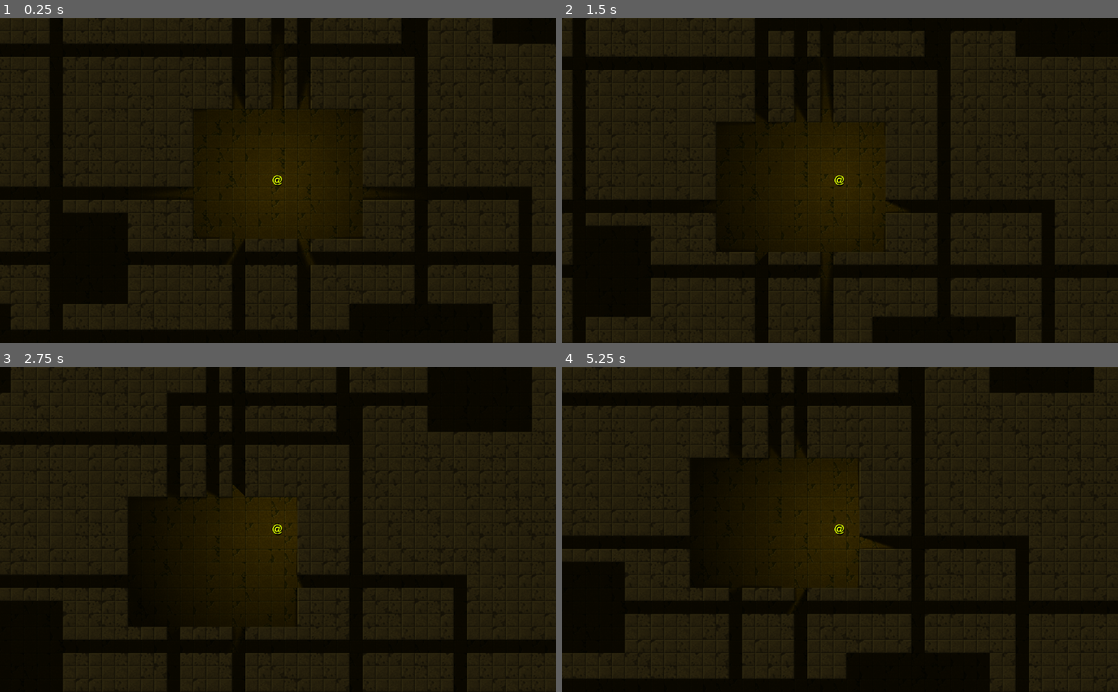
Above: before the commit, frames 1-4 (two rows, left to right).
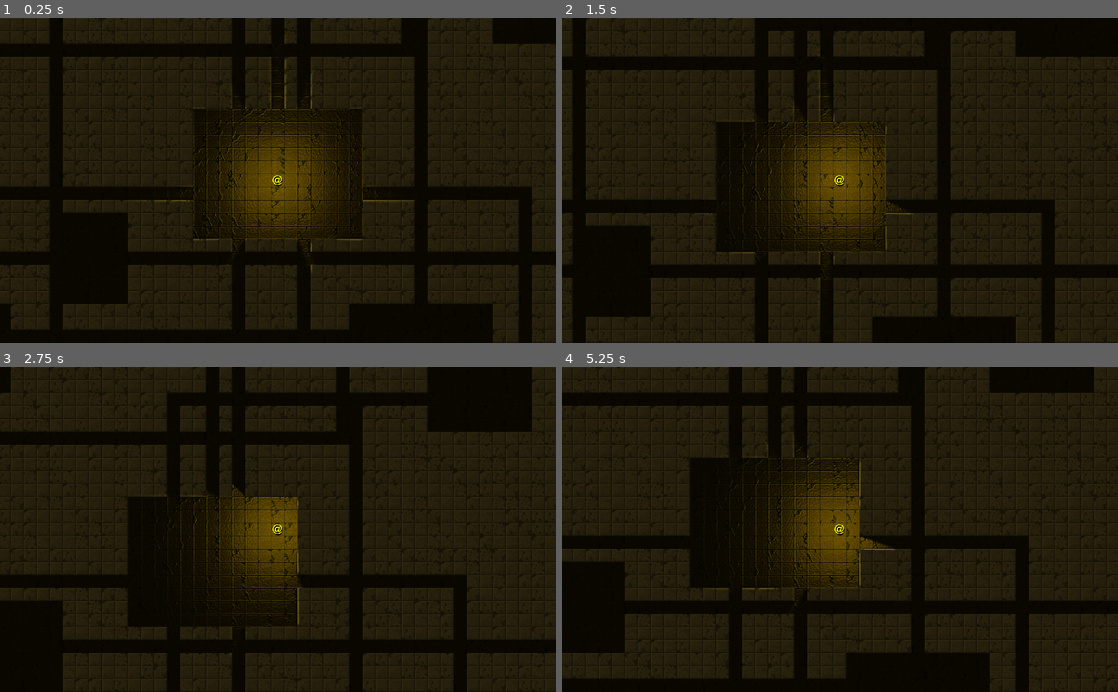
Above: after the commit, the same moments.

Repository: cyberfilth/Ashgard-Keep
Game: Godot game, scene res://scenes/Map/Map.tscn
The game is run twice, just before and just after one commit, with the same random seed, the same clock (stepped at 60 frames per second) and the same inputs.
Inputs:
- Up to frame 1 (0.25 s): no input
- Up to frame 2 (1.5 s): tap Enter at 0.5 s; hold D (step_E) 0.53-1.28 s; tap Space at 1.25 s; tap W (step_N) at 1.35 s
- Up to frame 3 (2.75 s): tap Enter at 2 s; hold E (step_NE) from 2.03 s (still down)
- Up to frame 4 (5.25 s): tap Space at 2.75, 4.25 s; release E (step_NE) at 2.78 s; tap Q (step_NW) at 2.85 s; tap Enter at 3.5 s; hold X (step_S) 3.53-4.28 s; tap C (step_SE) at 4.35 s; hold Z (step_SW) from 5.03 s (still down)

The runs differ from the first frame. In frame 1, 3.4% of the frame differs, in the area x 28-72%, y 13-78%; in frame 2, 3.1%; in frame 3, 2.2%; in frame 4, 2.5%.

Commit message:
Floor now has normal maps

Diff:
--- a/objects/components/Database.tscn
+++ b/objects/components/Database.tscn
@@ -26,7 +26,9 @@
 [node name="Light2D" type="Light2D" parent="player/player"]
 position = Vector2( 12, 12 )
 texture = ExtResource( 4 )
+energy = 2.0
 mode = 2
+range_height = 64.9
 shadow_enabled = true
 shadow_filter = 3
 shadow_filter_smooth = 11.1
--- a/scenes/Map/Map.tscn
+++ b/scenes/Map/Map.tscn
@@ -1,6 +1,6 @@
 [gd_scene load_steps=3 format=2]
 
-[ext_resource path="res://tilesets/DungeonTile.tres" type="TileSet" id=1]
+[ext_resource path="res://tilesets/DungeonTiles.tres" type="TileSet" id=1]
 [ext_resource path="res://scenes/Map/Map.gd" type="Script" id=2]
 
 [node name="Map" type="TileMap"]
--- a/tilesets/DungeonTile_edit.tscn
+++ b/tilesets/DungeonTile_edit.tscn
@@ -11,15 +11,25 @@
 [ext_resource path="res://graphics/dungeon/walls/sandstone_wall8.png" type="Texture" id=9]
 [ext_resource path="res://graphics/dungeon/walls/sandstone_wall9.png" type="Texture" id=10]
 [ext_resource path="res://graphics/dungeon/floors/sandstone_floor0.png" type="Texture" id=11]
-[ext_resource path="res://graphics/dungeon/floors/sandstone_floor1.png" type="Texture" id=12]
-[ext_resource path="res://graphics/dungeon/floors/sandstone_floor2.png" type="Texture" id=13]
-[ext_resource path="res://graphics/dungeon/floors/sandstone_floor3.png" type="Texture" id=14]
-[ext_resource path="res://graphics/dungeon/floors/sandstone_floor4.png" type="Texture" id=15]
-[ext_resource path="res://graphics/dungeon/floors/sandstone_floor5.png" type="Texture" id=16]
-[ext_resource path="res://graphics/dungeon/floors/sandstone_floor6.png" type="Texture" id=17]
-[ext_resource path="res://graphics/dungeon/floors/sandstone_floor7.png" type="Texture" id=18]
-[ext_resource path="res://graphics/dungeon/floors/sandstone_floor8.png" type="Texture" id=19]
-[ext_resource path="res://graphics/dungeon/floors/sandstone_floor9.png" type="Texture" id=20]
+[ext_resource path="res://graphics/dungeon/floors/normals/sandstone_floor0_normal.png" type="Texture" id=12]
+[ext_resource path="res://graphics/dungeon/floors/sandstone_floor1.png" type="Texture" id=13]
+[ext_resource path="res://graphics/dungeon/floors/normals/sandstone_floor1_normal.png" type="Texture" id=14]
+[ext_resource path="res://graphics/dungeon/floors/sandstone_floor2.png" type="Texture" id=15]
+[ext_resource path="res://graphics/dungeon/floors/normals/sandstone_floor2_normal.png" type="Texture" id=16]
+[ext_resource path="res://graphics/dungeon/floors/sandstone_floor3.png" type="Texture" id=17]
+[ext_resource path="res://graphics/dungeon/floors/normals/sandstone_floor3_normal.png" type="Texture" id=18]
+[ext_resource path="res://graphics/dungeon/floors/sandstone_floor4.png" type="Texture" id=19]
+[ext_resource path="res://graphics/dungeon/floors/normals/sandstone_floor4_normal.png" type="Texture" id=20]
+[ext_resource path="res://graphics/dungeon/floors/sandstone_floor5.png" type="Texture" id=21]
+[ext_resource path="res://graphics/dungeon/floors/normals/sandstone_floor5_normal.png" type="Texture" id=22]
+[ext_resource path="res://graphics/dungeon/floors/sandstone_floor6.png" type="Texture" id=23]
+[ext_resource path="res://graphics/dungeon/floors/normals/sandstone_floor6_normal.png" type="Texture" id=24]
+[ext_resource path="res://graphics/dungeon/floors/sandstone_floor7.png" type="Texture" id=25]
+[ext_resource path="res://graphics/dungeon/floors/normals/sandstone_floor7_normal.png" type="Texture" id=26]
+[ext_resource path="res://graphics/dungeon/floors/sandstone_floor8.png" type="Texture" id=27]
+[ext_resource path="res://graphics/dungeon/floors/normals/sandstone_floor8_normal.png" type="Texture" id=28]
+[ext_resource path="res://graphics/dungeon/floors/sandstone_floor9.png" type="Texture" id=29]
+[ext_resource path="res://graphics/dungeon/floors/normals/sandstone_floor9_normal.png" type="Texture" id=30]
 
 [sub_resource type="OccluderPolygon2D" id=1]
 polygon = PoolVector2Array( -12, -12, 12, -12, 12, 12, -12, 12 )
@@ -125,30 +135,40 @@
 
 [node name="sandstone_floor0" type="Sprite" parent="."]
 texture = ExtResource( 11 )
+normal_map = ExtResource( 12 )
 
 [node name="sandstone_floor1" type="Sprite" parent="."]
-texture = ExtResource( 12 )
+texture = ExtResource( 13 )
+normal_map = ExtResource( 14 )
 
 [node name="sandstone_floor2" type="Sprite" parent="."]
-texture = ExtResource( 13 )
+texture = ExtResource( 15 )
+normal_map = ExtResource( 16 )
 
 [node name="sandstone_floor3" type="Sprite" parent="."]
-texture = ExtResource( 14 )
+texture = ExtResource( 17 )
+normal_map = ExtResource( 18 )
 
 [node name="sandstone_floor4" type="Sprite" parent="."]
-texture = ExtResource( 15 )
+texture = ExtResource( 19 )
+normal_map = ExtResource( 20 )
 
 [node name="sandstone_floor5" type="Sprite" parent="."]
-texture = ExtResource( 16 )
+texture = ExtResource( 21 )
+normal_map = ExtResource( 22 )
 
 [node name="sandstone_floor6" type="Sprite" parent="."]
-texture = ExtResource( 17 )
+texture = ExtResource( 23 )
+normal_map = ExtResource( 24 )
 
 [node name="sandstone_floor7" type="Sprite" parent="."]
-texture = ExtResource( 18 )
+texture = ExtResource( 25 )
+normal_map = ExtResource( 26 )
 
 [node name="sandstone_floor8" type="Sprite" parent="."]
-texture = ExtResource( 19 )
+texture = ExtResource( 27 )
+normal_map = ExtResource( 28 )
 
 [node name="sandstone_floor9" type="Sprite" parent="."]
-texture = ExtResource( 20 )
+texture = ExtResource( 29 )
+normal_map = ExtResource( 30 )
--- a/tilesets/DungeonTile.tres
+++ b/tilesets/DungeonTiles.tres
@@ -1,25 +1,35 @@
-[gd_resource type="TileSet" load_steps=31 format=2]
+[gd_resource type="TileSet" load_steps=41 format=2]
 
 [ext_resource path="res://graphics/dungeon/walls/sandstone_wall0.png" type="Texture" id=1]
 [ext_resource path="res://graphics/dungeon/walls/sandstone_wall1.png" type="Texture" id=2]
-[ext_resource path="res://graphics/dungeon/floors/sandstone_floor0.png" type="Texture" id=3]
-[ext_resource path="res://graphics/dungeon/floors/sandstone_floor1.png" type="Texture" id=4]
-[ext_resource path="res://graphics/dungeon/floors/sandstone_floor2.png" type="Texture" id=5]
-[ext_resource path="res://graphics/dungeon/floors/sandstone_floor3.png" type="Texture" id=6]
-[ext_resource path="res://graphics/dungeon/floors/sandstone_floor4.png" type="Texture" id=7]
-[ext_resource path="res://graphics/dungeon/floors/sandstone_floor5.png" type="Texture" id=8]
-[ext_resource path="res://graphics/dungeon/floors/sandstone_floor6.png" type="Texture" id=9]
-[ext_resource path="res://graphics/dungeon/floors/sandstone_floor7.png" type="Texture" id=10]
-[ext_resource path="res://graphics/dungeon/floors/sandstone_floor8.png" type="Texture" id=11]
-[ext_resource path="res://graphics/dungeon/floors/sandstone_floor9.png" type="Texture" id=12]
-[ext_resource path="res://graphics/dungeon/walls/sandstone_wall2.png" type="Texture" id=13]
-[ext_resource path="res://graphics/dungeon/walls/sandstone_wall3.png" type="Texture" id=14]
-[ext_resource path="res://graphics/dungeon/walls/sandstone_wall4.png" type="Texture" id=15]
-[ext_resource path="res://graphics/dungeon/walls/sandstone_wall5.png" type="Texture" id=16]
-[ext_resource path="res://graphics/dungeon/walls/sandstone_wall6.png" type="Texture" id=17]
-[ext_resource path="res://graphics/dungeon/walls/sandstone_wall7.png" type="Texture" id=18]
-[ext_resource path="res://graphics/dungeon/walls/sandstone_wall8.png" type="Texture" id=19]
-[ext_resource path="res://graphics/dungeon/walls/sandstone_wall9.png" type="Texture" id=20]
+[ext_resource path="res://graphics/dungeon/floors/normals/sandstone_floor0_normal.png" type="Texture" id=3]
+[ext_resource path="res://graphics/dungeon/floors/sandstone_floor0.png" type="Texture" id=4]
+[ext_resource path="res://graphics/dungeon/floors/normals/sandstone_floor1_normal.png" type="Texture" id=5]
+[ext_resource path="res://graphics/dungeon/floors/sandstone_floor1.png" type="Texture" id=6]
+[ext_resource path="res://graphics/dungeon/floors/normals/sandstone_floor2_normal.png" type="Texture" id=7]
+[ext_resource path="res://graphics/dungeon/floors/sandstone_floor2.png" type="Texture" id=8]
+[ext_resource path="res://graphics/dungeon/floors/normals/sandstone_floor3_normal.png" type="Texture" id=9]
+[ext_resource path="res://graphics/dungeon/floors/sandstone_floor3.png" type="Texture" id=10]
+[ext_resource path="res://graphics/dungeon/floors/normals/sandstone_floor4_normal.png" type="Texture" id=11]
+[ext_resource path="res://graphics/dungeon/floors/sandstone_floor4.png" type="Texture" id=12]
+[ext_resource path="res://graphics/dungeon/floors/normals/sandstone_floor5_normal.png" type="Texture" id=13]
+[ext_resource path="res://graphics/dungeon/floors/sandstone_floor5.png" type="Texture" id=14]
+[ext_resource path="res://graphics/dungeon/floors/normals/sandstone_floor6_normal.png" type="Texture" id=15]
+[ext_resource path="res://graphics/dungeon/floors/sandstone_floor6.png" type="Texture" id=16]
+[ext_resource path="res://graphics/dungeon/floors/normals/sandstone_floor7_normal.png" type="Texture" id=17]
+[ext_resource path="res://graphics/dungeon/floors/sandstone_floor7.png" type="Texture" id=18]
+[ext_resource path="res://graphics/dungeon/floors/normals/sandstone_floor8_normal.png" type="Texture" id=19]
+[ext_resource path="res://graphics/dungeon/floors/sandstone_floor8.png" type="Texture" id=20]
+[ext_resource path="res://graphics/dungeon/floors/normals/sandstone_floor9_normal.png" type="Texture" id=21]
+[ext_resource path="res://graphics/dungeon/floors/sandstone_floor9.png" type="Texture" id=22]
+[ext_resource path="res://graphics/dungeon/walls/sandstone_wall2.png" type="Texture" id=23]
+[ext_resource path="res://graphics/dungeon/walls/sandstone_wall3.png" type="Texture" id=24]
+[ext_resource path="res://graphics/dungeon/walls/sandstone_wall4.png" type="Texture" id=25]
+[ext_resource path="res://graphics/dungeon/walls/sandstone_wall5.png" type="Texture" id=26]
+[ext_resource path="res://graphics/dungeon/walls/sandstone_wall6.png" type="Texture" id=27]
+[ext_resource path="res://graphics/dungeon/walls/sandstone_wall7.png" type="Texture" id=28]
+[ext_resource path="res://graphics/dungeon/walls/sandstone_wall8.png" type="Texture" id=29]
+[ext_resource path="res://graphics/dungeon/walls/sandstone_wall9.png" type="Texture" id=30]
 
 [sub_resource type="OccluderPolygon2D" id=1]
 polygon = PoolVector2Array( -12, -12, 12, -12, 12, 12, -12, 12 )
@@ -163,7 +173,8 @@
 9/shapes = [  ]
 9/z_index = 0
 10/name = "sandstone_floor0"
-10/texture = ExtResource( 3 )
+10/texture = ExtResource( 4 )
+10/normal_map = ExtResource( 3 )
 10/tex_offset = Vector2( 0, 0 )
 10/modulate = Color( 1, 1, 1, 1 )
 10/region = Rect2( 0, 0, 24, 24 )
@@ -173,7 +184,8 @@
 10/shapes = [  ]
 10/z_index = 0
 11/name = "sandstone_floor1"
-11/texture = ExtResource( 4 )
+11/texture = ExtResource( 6 )
+11/normal_map = ExtResource( 5 )
 11/tex_offset = Vector2( 0, 0 )
 11/modulate = Color( 1, 1, 1, 1 )
 11/region = Rect2( 0, 0, 24, 24 )
@@ -183,7 +195,8 @@
 11/shapes = [  ]
 11/z_index = 0
 12/name = "sandstone_floor2"
-12/texture = ExtResource( 5 )
+12/texture = ExtResource( 8 )
+12/normal_map = ExtResource( 7 )
 12/tex_offset = Vector2( 0, 0 )
 12/modulate = Color( 1, 1, 1, 1 )
 12/region = Rect2( 0, 0, 24, 24 )
@@ -193,7 +206,8 @@
 12/shapes = [  ]
 12/z_index = 0
 13/name = "sandstone_floor3"
-13/texture = ExtResource( 6 )
+13/texture = ExtResource( 10 )
+13/normal_map = ExtResource( 9 )
 13/tex_offset = Vector2( 0, 0 )
 13/modulate = Color( 1, 1, 1, 1 )
 13/region = Rect2( 0, 0, 24, 24 )
@@ -203,7 +217,8 @@
 13/shapes = [  ]
 13/z_index = 0
 14/name = "sandstone_floor4"
-14/texture = ExtResource( 7 )
+14/texture = ExtResource( 12 )
+14/normal_map = ExtResource( 11 )
 14/tex_offset = Vector2( 0, 0 )
 14/modulate = Color( 1, 1, 1, 1 )
 14/region = Rect2( 0, 0, 24, 24 )
@@ -213,7 +228,8 @@
 14/shapes = [  ]
 14/z_index = 0
 15/name = "sandstone_floor5"
-15/texture = ExtResource( 8 )
+15/texture = ExtResource( 14 )
+15/normal_map = ExtResource( 13 )
 15/tex_offset = Vector2( 0, 0 )
 15/modulate = Color( 1, 1, 1, 1 )
 15/region = Rect2( 0, 0, 24, 24 )
@@ -223,7 +239,8 @@
 15/shapes = [  ]
 15/z_index = 0
 16/name = "sandstone_floor6"
-16/texture = ExtResource( 9 )
+16/texture = ExtResource( 16 )
+16/normal_map = ExtResource( 15 )
 16/tex_offset = Vector2( 0, 0 )
 16/modulate = Color( 1, 1, 1, 1 )
 16/region = Rect2( 0, 0, 24, 24 )
@@ -233,7 +250,8 @@
 16/shapes = [  ]
 16/z_index = 0
 17/name = "sandstone_floor7"
-17/texture = ExtResource( 10 )
+17/texture = ExtResource( 18 )
+17/normal_map = ExtResource( 17 )
 17/tex_offset = Vector2( 0, 0 )
 17/modulate = Color( 1, 1, 1, 1 )
 17/region = Rect2( 0, 0, 24, 24 )
@@ -243,7 +261,8 @@
 17/shapes = [  ]
 17/z_index = 0
 18/name = "sandstone_floor8"
-18/texture = ExtResource( 11 )
+18/texture = ExtResource( 20 )
+18/normal_map = ExtResource( 19 )
 18/tex_offset = Vector2( 0, 0 )
 18/modulate = Color( 1, 1, 1, 1 )
 18/region = Rect2( 0, 0, 24, 24 )
@@ -253,7 +272,8 @@
 18/shapes = [  ]
 18/z_index = 0
 19/name = "sandstone_floor9"
-19/texture = ExtResource( 12 )
+19/texture = ExtResource( 22 )
+19/normal_map = ExtResource( 21 )
 19/tex_offset = Vector2( 0, 0 )
 19/modulate = Color( 1, 1, 1, 1 )
 19/region = Rect2( 0, 0, 24, 24 )
Binary file changed: Example_screenshot.png
Binary file added: graphics/dungeon/floors/normals/sandstone_floor0_normal.png
Not shown, added: graphics/dungeon/floors/normals/sandstone_floor0_normal.png.import
Binary file added: graphics/dungeon/floors/normals/sandstone_floor1_normal.png
Not shown, added: graphics/dungeon/floors/normals/sandstone_floor1_normal.png.import
Binary file added: graphics/dungeon/floors/normals/sandstone_floor2_normal.png
Not shown, added: graphics/dungeon/floors/normals/sandstone_floor2_normal.png.import
Binary file added: graphics/dungeon/floors/normals/sandstone_floor3_normal.png
Not shown, added: graphics/dungeon/floors/normals/sandstone_floor3_normal.png.import
Binary file added: graphics/dungeon/floors/normals/sandstone_floor4_normal.png
Not shown, added: graphics/dungeon/floors/normals/sandstone_floor4_normal.png.import
Binary file added: graphics/dungeon/floors/normals/sandstone_floor5_normal.png
(and 11 more such lines)
